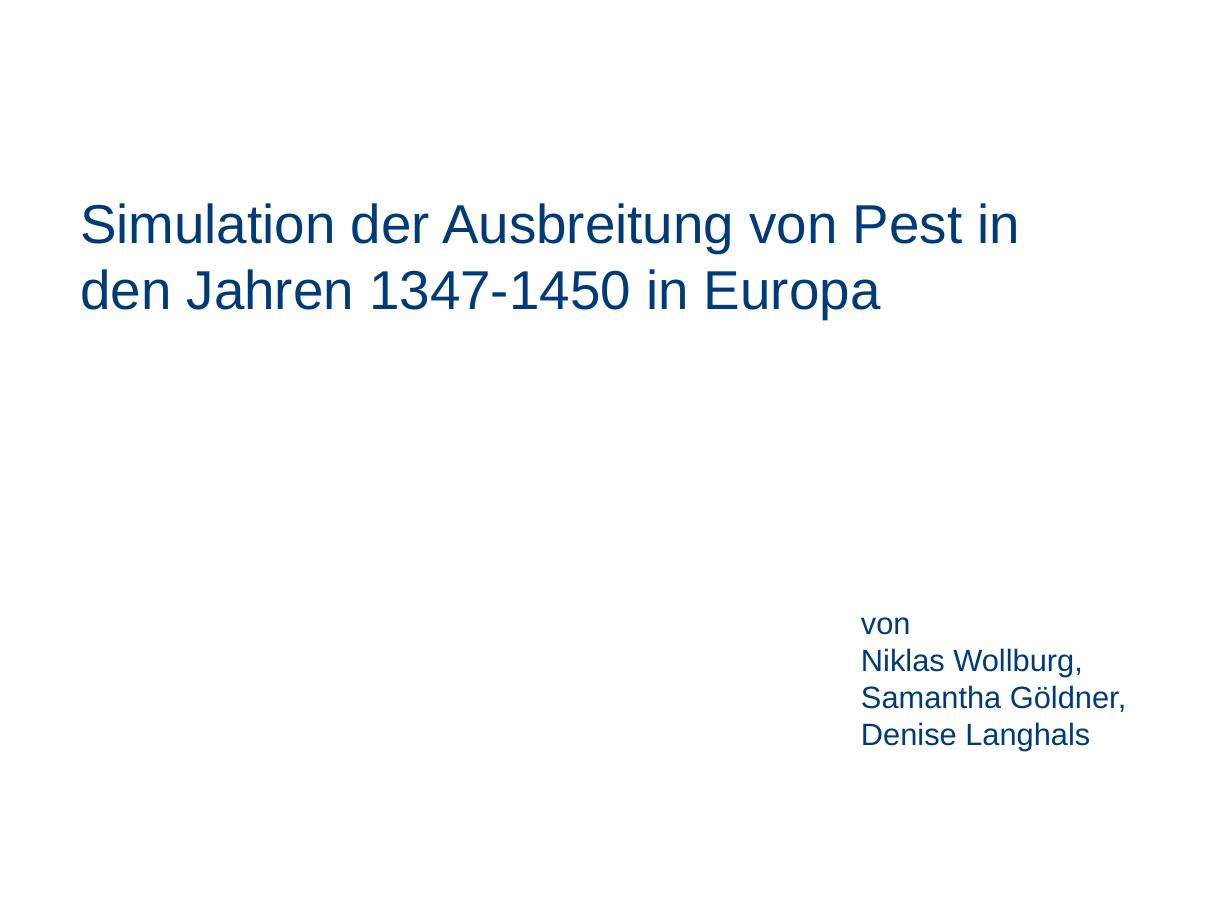
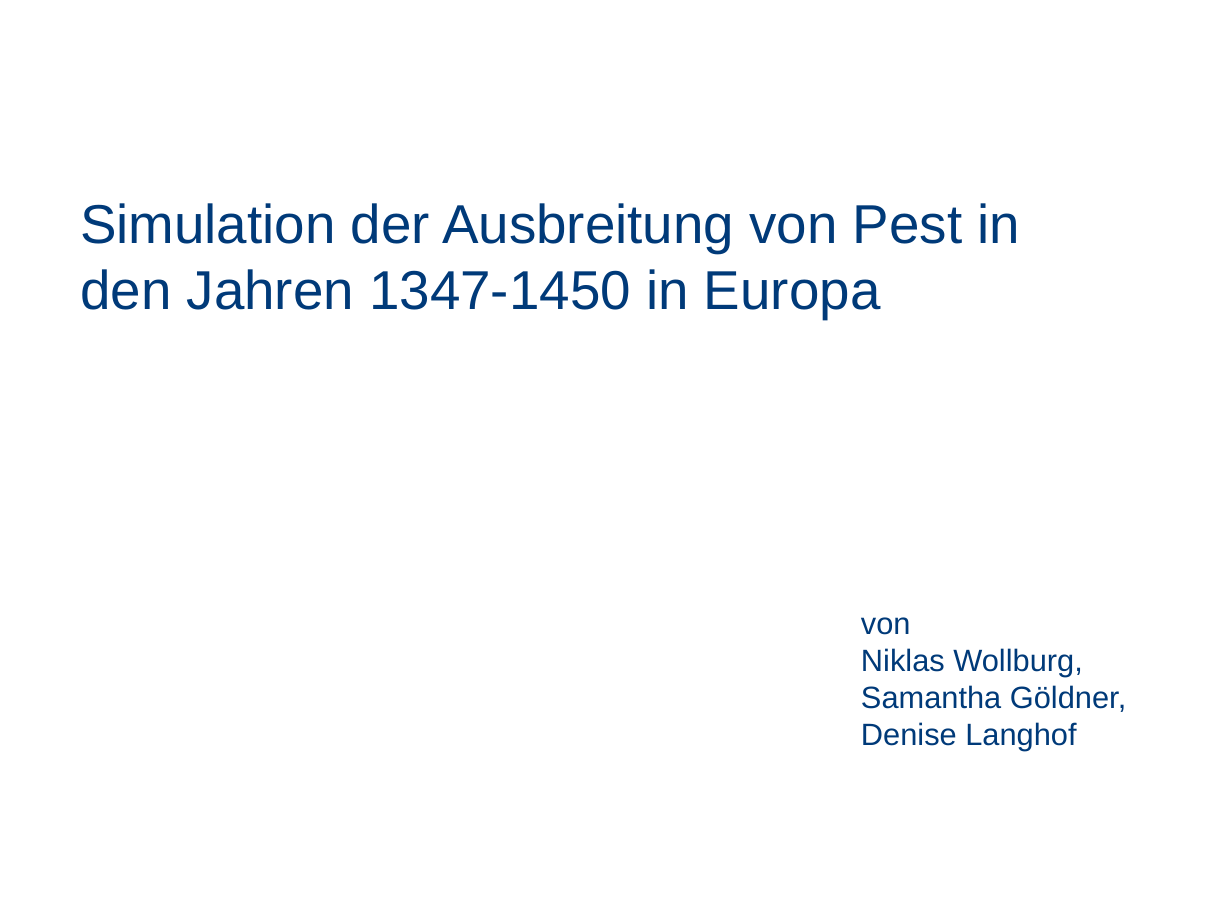
Before and after one commit to Wolle1508/SE-Projekt, a slide deck: slide 1 of Präsentation.pptx. Drawn at 1232x924 pixels with LibreOffice and Linux fonts; fonts in the diff are those of the drawing; background and template pictures are left out. Boxes give left, top, right and bottom in pixels: in the first picture for what was removed or moved away, otherwise in the second. Text is boxed around its words. In the diff, an @@ line names an element or a change of style, - is before the commit and + after.

Commit message:
Erweiterung Powerpoint und Dokumentation

```diff
--- a/Präsentation.pptx
+++ b/Präsentation.pptx
@@ text at (x1=861, y1=722, x2=1076, y2=751): text changed @@
-Denise Langhals
+Denise Langhof
```
Also in this commit, not shown: 1 other file.
